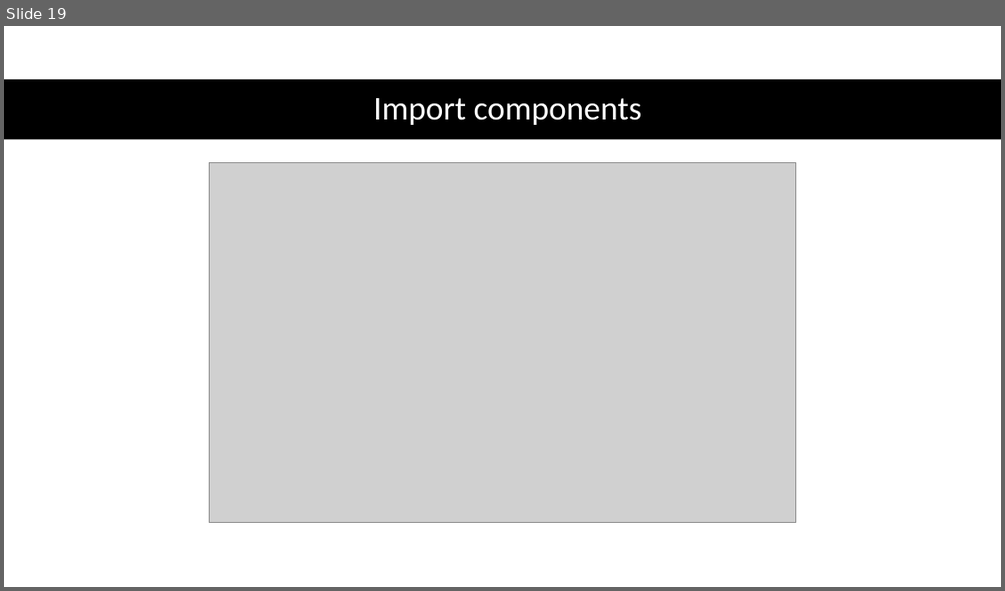
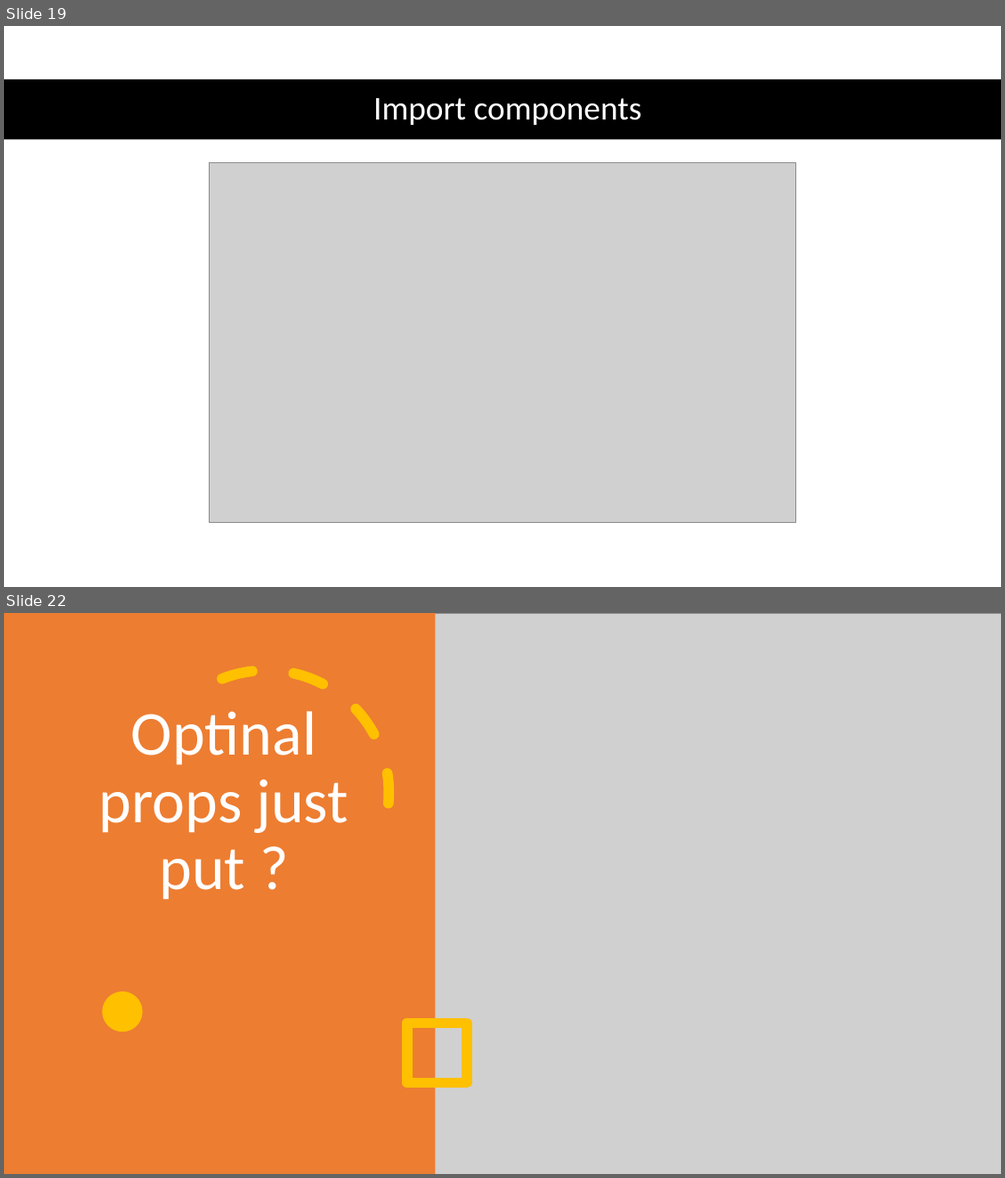
Before and after one commit to 1shaked/full-stack, a slide deck: 24ass/reactNext.pptx. Shown one above the other, each under a label of ours: slide 19 before the commit, slides 19 and 22 after it; the slides between them are not shown. The pictures are 1005x591 and 1005x1178 pixels, drawn with LibreOffice and Linux fonts; fonts in the diff are those of the drawing; grey boxes stand for pictures. Boxes give left, top, right and bottom in pixels: in the first picture for what was removed or moved away, otherwise in the second. Text is boxed around its words. In the diff, an @@ line names an element or a change of style, - is before the commit and + after.

```diff
--- a/24ass/reactNext.pptx
+++ b/24ass/reactNext.pptx
@@ slide 22 added at bbox=[4, 613, 1001, 1174], background #FFFFFF @@
@@ rectangle added at bbox=[4, 613, 436, 1174], fill #ED7D31 @@
@@ picture added at bbox=[421, 613, 1001, 1174] @@
@@ arc (boxed as its full ellipse) added at bbox=[134, 660, 399, 925], outline #FFC000 10 pt dashed @@
@@ title added at bbox=[99, 711, 348, 900], 60 pt, text #FFFFFF @@
+Optinal props just put ?
@@ ellipse added at bbox=[102, 991, 142, 1032], fill #FFC000 @@
@@ rectangle added at bbox=[407, 1022, 467, 1083], outline #FFC000 10 pt @@
```
Also in this commit, not shown: 10 slides changed, 5 other slides added, 7 other files.
